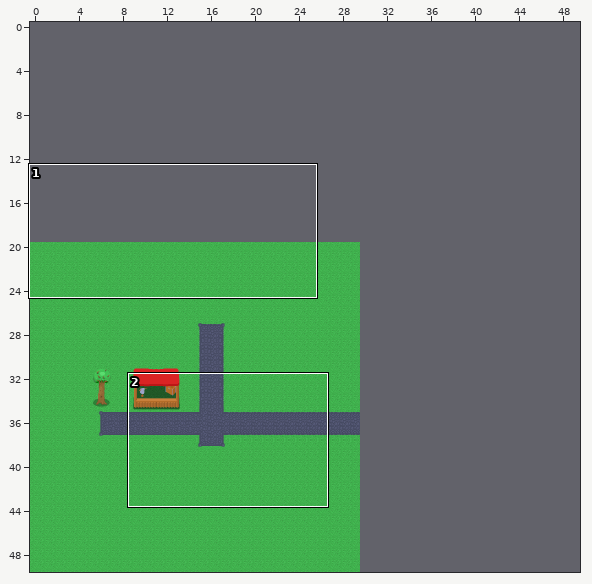
A Tiled map gets an edit: desktop/build/resources/main/mapas/mapa.tmx. The picture above shows the old version from afar; the outline marks the close-up.
Close-up. The starting point:
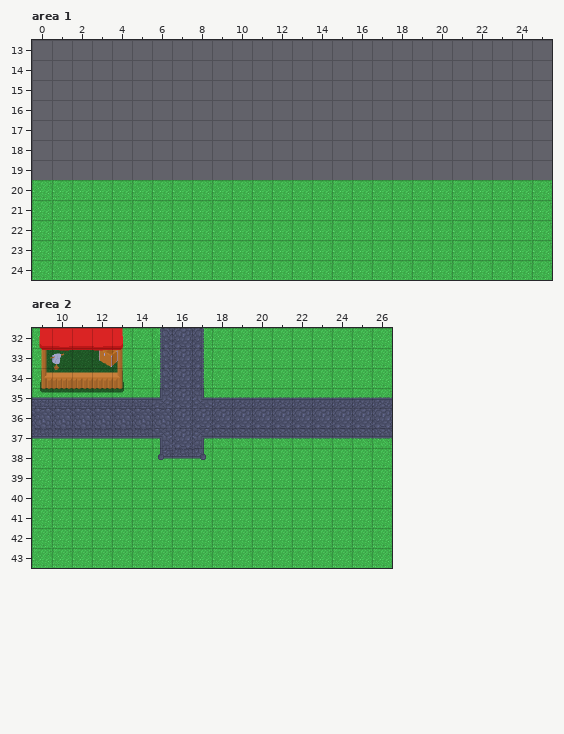
Cells are 32x32 px. Shown: area 1 x 0..25, y 13..24; area 2 x 9..26, y 32..43. The commit also changed other parts of the map, which this record leaves out. The old version is drawn lined up with the new one.
The same view after the edit:
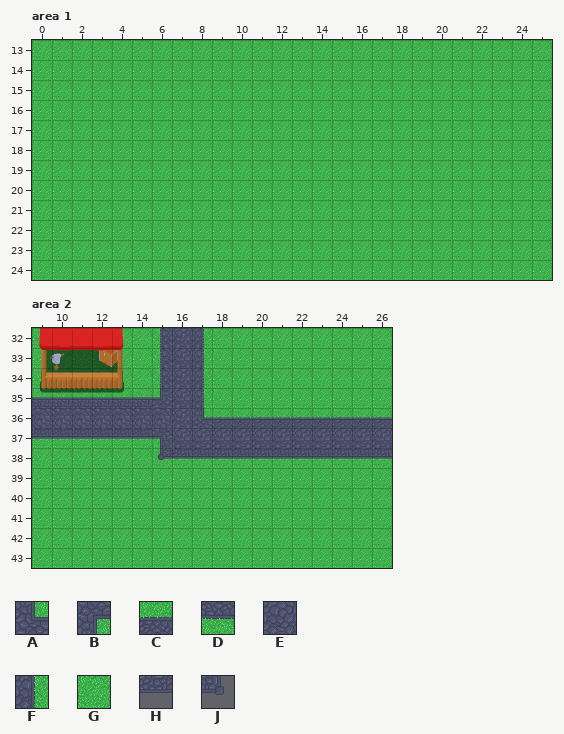
Key: from "exterior": A 11 flipped left-right, B 11 turned 180, C 16, D 16 flipped up-down, E 22, F 23, G 26, H 28, J 29.
_ is an empty cell, . an unchanged one.
Diff:
map size 30x30 -> 80x80 cells (old content now starts at 0,20; both pictures use the new coordinates)
--- layer "base", area 1
@@ x 0..25 @@
-13 __________________________
-14 __________________________
-15 __________________________
-16 __________________________
-17 __________________________
-18 __________________________
-19 __________________________
+13 GGGGGGGGGGGGGGGGGGGGGGGGGG
+14 GGGGGGGGGGGGGGGGGGGGGGGGGG
+15 GGGGGGGGGGGGGGGGGGGGGGGGGG
+16 GGGGGGGGGGGGGGGGGGGGGGGGGG
+17 GGGGGGGGGGGGGGGGGGGGGGGGGG
+18 GGGGGGGGGGGGGGGGGGGGGGGGGG
+19 GGGGGGGGGGGGGGGGGGGGGGGGGG
--- layer "caminos", area 2
@@ x 17..26 @@
-35 ACCCCCCCCC
-36 EEEEEEEEEE
-37 BDDDDDDDDD
-38 J_________
+35 F_________
+36 ACCCCCCCCC
+37 EEEEEEEEEE
+38 HHHHHHHHHH
